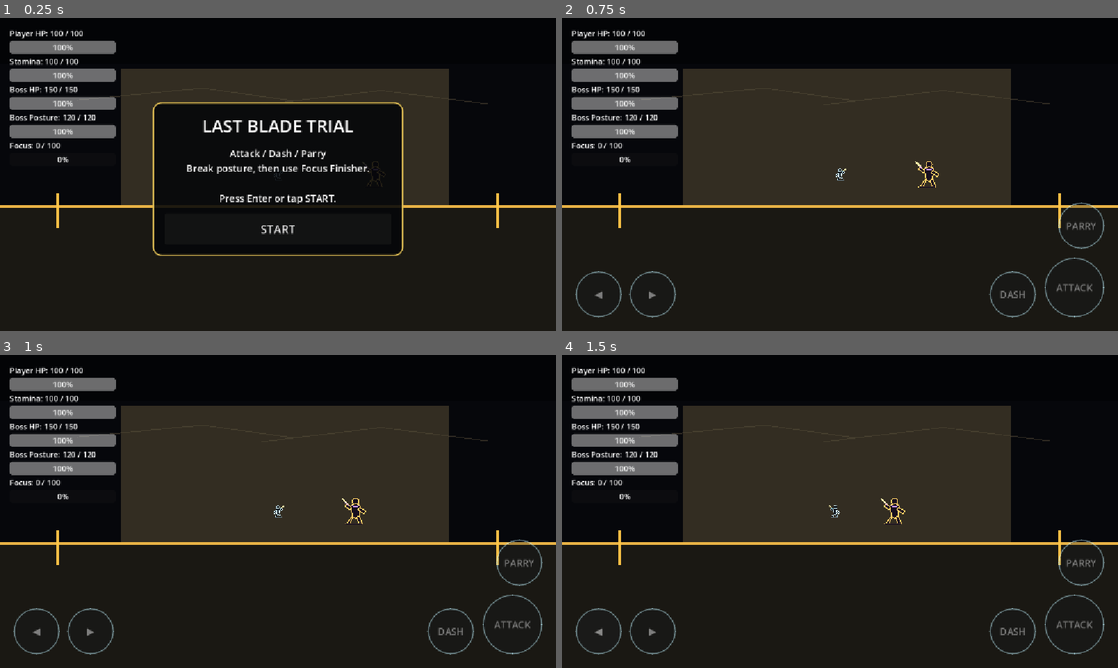
Above: before the commit, frames 1-4 (two rows, left to right).
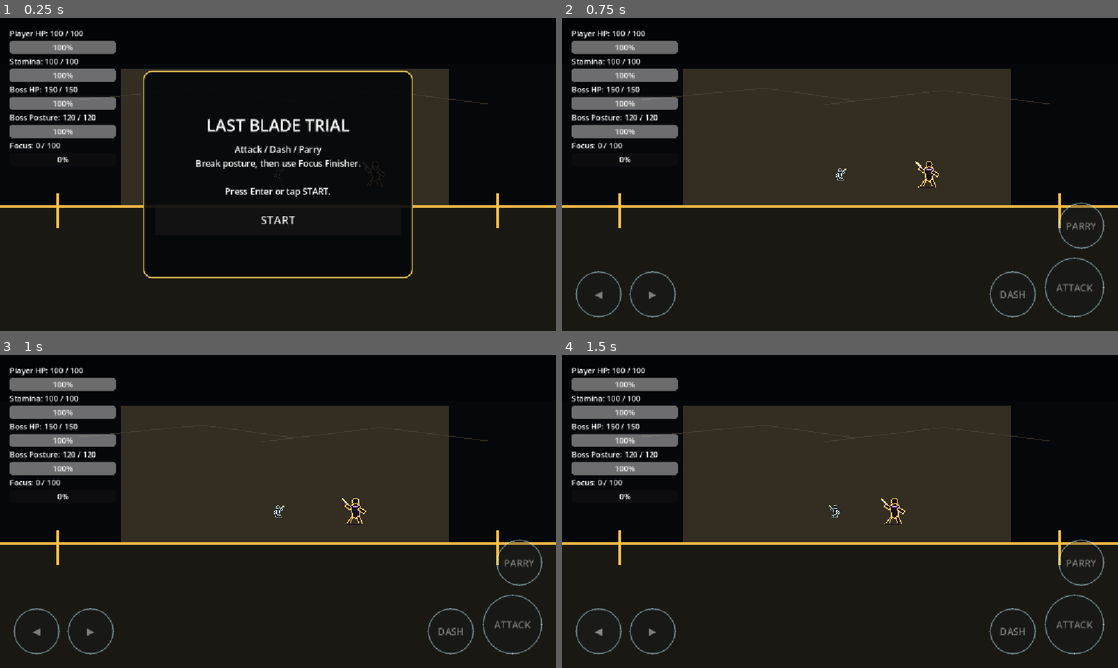
Above: after the commit, the same moments.

Repository: shanwinder/lastblade
Game: Godot game, scene res://scenes/main/BossBrokenMaster.tscn
Two runs of this game, one before a commit and one after it. Both use one fixed random seed, a clock stepped at 60 frames per second and the inputs below.
Inputs:
- Up to frame 1 (0.25 s): no input
- Up to frame 2 (0.75 s): click "START" at 0.5 s
- Up to frame 3 (1 s): no input
- Up to frame 4 (1.5 s): click "◀" at 1.25 s

The runs differ from the first frame. In frame 1, 9.8% of the frame differs, in the area x 25-75%, y 16-84%; in frame 2, nothing differs; in frame 3, nothing differs; in frame 4, nothing differs.

Commit message:
feat: add upgrade choices after victory

Diff:
--- a/last-blade-trial/game_loop_manager.gd
+++ b/last-blade-trial/game_loop_manager.gd
@@ -4,6 +4,7 @@
 # GameLoopManager.gd
 # คุม loop พื้นฐานของเกมหนึ่งรอบ
 # waiting_start -> playing -> victory / game_over -> restart
+# Phase 8 เพิ่ม upgrade choice หลังชนะ
 # =========================
 
 # สถานะของเกมตอนรอกดเริ่ม
@@ -35,6 +36,9 @@
 
 # ข้อความอธิบาย control สั้น ๆ
 @export var control_hint_text: String = "Attack / Dash / Parry\nBreak posture, then use Focus Finisher."
+
+# จำนวน upgrade ที่ให้เลือกหลังชนะ
+@export var upgrade_choice_count: int = 3
 
 # สถานะเกมปัจจุบัน
 var game_state: String = STATE_WAITING_START
@@ -50,6 +54,9 @@
 # Panel กลางจอ
 var center_panel: PanelContainer = null
 
+# Layout หลักใน panel
+var panel_layout: VBoxContainer = null
+
 # ข้อความหัวข้อ
 var title_label: Label = null
 
@@ -58,6 +65,15 @@
 
 # ปุ่มหลัก ใช้เป็น Start หรือ Restart ตามสถานะ
 var primary_button: Button = null
+
+# กล่องเก็บปุ่ม upgrade หลังชนะ
+var upgrade_buttons_container: VBoxContainer = null
+
+# ปุ่ม upgrade 3 ตัวเลือก
+var upgrade_buttons: Array[Button] = []
+
+# id ของ upgrade ที่สุ่มมาในรอบนี้
+var offered_upgrade_ids: Array[String] = []
 
 # เวลาเริ่มเล่น ใช้วัดเวลาที่ใช้ในรอบนั้น
 var run_start_msec: int = 0
@@ -81,7 +97,9 @@
 		start_game()
 		return
 
-	if (game_state == STATE_VICTORY or game_state == STATE_GAME_OVER) and Input.is_key_pressed(KEY_R):
+	# ตอนแพ้ให้กด R restart ได้ทันที
+	# ตอนชนะต้องเลือก upgrade ก่อน เพื่อไม่ให้ข้าม Phase 8 โดยไม่ตั้งใจ
+	if game_state == STATE_GAME_OVER and Input.is_key_pressed(KEY_R):
 		restart_game()
 		return
 
@@ -147,7 +165,7 @@
 	# สร้าง panel กลางจอแบบง่าย ๆ
 	center_panel = PanelContainer.new()
 	center_panel.name = "CenterPanel"
-	center_panel.custom_minimum_size = Vector2(520.0, 300.0)
+	center_panel.custom_minimum_size = Vector2(560.0, 430.0)
 	center_panel.mouse_filter = Control.MOUSE_FILTER_STOP
 	overlay_root.add_child(center_panel)
 
@@ -155,7 +173,7 @@
 	position_center_panel.call_deferred()
 
 	var panel_style := StyleBoxFlat.new()
-	panel_style.bg_color = Color(0.02, 0.025, 0.035, 0.88)
+	panel_style.bg_color = Color(0.02, 0.025, 0.035, 0.90)
 	panel_style.border_color = Color(0.85, 0.72, 0.32, 0.95)
 	panel_style.set_border_width_all(3)
 	panel_style.set_corner_radius_all(18)
@@ -165,33 +183,48 @@
 	panel_style.content_margin_bottom = 24.0
 	center_panel.add_theme_stylebox_override("panel", panel_style)
 
-	var layout := VBoxContainer.new()
-	layout.alignment = BoxContainer.ALIGNMENT_CENTER
-	layout.add_theme_constant_override("separation", 18)
-	center_panel.add_child(layout)
+	panel_layout = VBoxContainer.new()
+	panel_layout.alignment = BoxContainer.ALIGNMENT_CENTER
+	panel_layout.add_theme_constant_override("separation", 14)
+	center_panel.add_child(panel_layout)
 
 	title_label = Label.new()
 	title_label.horizontal_alignment = HORIZONTAL_ALIGNMENT_CENTER
 	title_label.vertical_alignment = VERTICAL_ALIGNMENT_CENTER
-	title_label.add_theme_font_size_override("font_size", 36)
-	layout.add_child(title_label)
+	title_label.add_theme_font_size_override("font_size", 34)
+	panel_layout.add_child(title_label)
 
 	body_label = Label.new()
 	body_label.horizontal_alignment = HORIZONTAL_ALIGNMENT_CENTER
 	body_label.vertical_alignment = VERTICAL_ALIGNMENT_CENTER
-	body_label.add_theme_font_size_override("font_size", 20)
+	body_label.add_theme_font_size_override("font_size", 18)
 	body_label.autowrap_mode = TextServer.AUTOWRAP_WORD_SMART
-	layout.add_child(body_label)
+	panel_layout.add_child(body_label)
+
+	# กล่องปุ่ม upgrade ซ่อนไว้ก่อน ใช้เฉพาะตอนชนะ
+	upgrade_buttons_container = VBoxContainer.new()
+	upgrade_buttons_container.add_theme_constant_override("separation", 8)
+	panel_layout.add_child(upgrade_buttons_container)
+
+	for i in range(upgrade_choice_count):
+		var upgrade_button := Button.new()
+		upgrade_button.custom_minimum_size = Vector2(420.0, 58.0)
+		upgrade_button.focus_mode = Control.FOCUS_NONE
+		upgrade_button.add_theme_font_size_override("font_size", 18)
+		upgrade_button.pressed.connect(on_upgrade_button_pressed.bind(i))
+		upgrade_buttons_container.add_child(upgrade_button)
+		upgrade_buttons.append(upgrade_button)
 
 	primary_button = Button.new()
 	primary_button.custom_minimum_size = Vector2(240.0, 64.0)
 	primary_button.focus_mode = Control.FOCUS_NONE
 	primary_button.add_theme_font_size_override("font_size", 24)
 	primary_button.pressed.connect(on_primary_button_pressed)
-	layout.add_child(primary_button)
+	panel_layout.add_child(primary_button)
 
 	# เริ่มต้นซ่อนไว้ก่อน รอ set state เป็นหน้าเริ่มหรือหน้าผลลัพธ์
 	overlay_root.visible = false
+	hide_upgrade_choices()
 
 
 func position_center_panel() -> void:
@@ -201,6 +234,11 @@
 
 	var screen_size: Vector2 = get_viewport().get_visible_rect().size
 	center_panel.position = (screen_size - center_panel.custom_minimum_size) * 0.5
+
+
+func get_upgrade_state() -> Node:
+	# หา Autoload UpgradeRunState แบบปลอดภัย
+	return get_node_or_null("/root/UpgradeRunState")
 
 
 func set_game_state(new_state: String) -> void:
@@ -224,12 +262,25 @@
 		touch_controls.visible = is_visible
 
 
+func hide_upgrade_choices() -> void:
+	# ซ่อนปุ่ม upgrade ทั้งหมด
+	offered_upgrade_ids.clear()
+
+	if upgrade_buttons_container != null:
+		upgrade_buttons_container.visible = false
+
+	for button in upgrade_buttons:
+		button.visible = false
+
+
 func show_start_screen() -> void:
 	# แสดงหน้าเริ่มแบบเรียบง่าย
+	hide_upgrade_choices()
 	overlay_root.visible = true
 	title_label.text = game_title_text
 	body_label.text = control_hint_text + "\n\nPress Enter or tap START."
 	primary_button.text = "START"
+	primary_button.visible = true
 
 
 func start_game() -> void:
@@ -241,20 +292,81 @@
 	Engine.time_scale = 1.0
 	run_start_msec = Time.get_ticks_msec()
 	overlay_root.visible = false
+	hide_upgrade_choices()
+
+	# นำ upgrade ที่เลือกจากรอบก่อนมาใช้กับ Player ก่อนเริ่มต่อสู้
+	apply_runtime_upgrades_to_player()
+
 	set_combat_enabled(true)
 	set_touch_controls_visible(true)
 
 
+func apply_runtime_upgrades_to_player() -> void:
+	# ใช้ค่า upgrade runtime-only จาก Autoload กับ Player
+	var upgrade_state := get_upgrade_state()
+	if upgrade_state == null:
+		return
+
+	if upgrade_state.has_method("apply_upgrades_to_player"):
+		upgrade_state.apply_upgrades_to_player(player)
+
+
 func show_result_screen(title_text: String, body_text: String) -> void:
-	# แสดงหน้าผลลัพธ์หลังชนะหรือแพ้
+	# แสดงหน้าผลลัพธ์หลังแพ้ หรือกรณี fallback ที่ไม่มี upgrade state
 	set_combat_enabled(false)
 	set_touch_controls_visible(false)
 	Engine.time_scale = 1.0
+	hide_upgrade_choices()
 
 	overlay_root.visible = true
 	title_label.text = title_text
 	body_label.text = body_text + "\n\nPress R or tap RESTART."
 	primary_button.text = "RESTART"
+	primary_button.visible = true
+
+
+func show_victory_upgrade_screen(elapsed_seconds: float) -> void:
+	# หลังชนะ ให้แสดง upgrade 3 ตัวเลือกตาม Phase 8
+	set_combat_enabled(false)
+	set_touch_controls_visible(false)
+	Engine.time_scale = 1.0
+
+	overlay_root.visible = true
+	title_label.text = "VICTORY"
+	body_label.text = "Time: %.1f sec\nเลือก Upgrade 1 อย่างสำหรับรอบถัดไป" % elapsed_seconds
+	primary_button.visible = false
+
+	var upgrade_state := get_upgrade_state()
+	if upgrade_state == null:
+		show_result_screen("VICTORY", "Time: %.1f sec\nUpgradeRunState not found." % elapsed_seconds)
+		return
+
+	if not upgrade_state.has_method("get_random_upgrade_choices"):
+		show_result_screen("VICTORY", "Time: %.1f sec\nUpgrade system not ready." % elapsed_seconds)
+		return
+
+	offered_upgrade_ids = upgrade_state.get_random_upgrade_choices(upgrade_choice_count)
+	upgrade_buttons_container.visible = true
+
+	for i in range(upgrade_buttons.size()):
+		var button := upgrade_buttons[i]
+
+		if i >= offered_upgrade_ids.size():
+			button.visible = false
+			continue
+
+		var upgrade_id: String = offered_upgrade_ids[i]
+		var upgrade_title: String = "Upgrade"
+		var upgrade_description: String = ""
+
+		if upgrade_state.has_method("get_upgrade_title"):
+			upgrade_title = upgrade_state.get_upgrade_title(upgrade_id)
+
+		if upgrade_state.has_method("get_upgrade_description"):
+			upgrade_description = upgrade_state.get_upgrade_description(upgrade_id)
+
+		button.text = "%s\n%s" % [upgrade_title, upgrade_description]
+		button.visible = true
 
 
 func on_primary_button_pressed() -> void:
@@ -263,8 +375,27 @@
 		start_game()
 		return
 
-	if game_state == STATE_VICTORY or game_state == STATE_GAME_OVER:
+	if game_state == STATE_GAME_OVER:
 		restart_game()
+
+
+func on_upgrade_button_pressed(button_index: int) -> void:
+	# เมื่อเลือก upgrade แล้ว ให้บันทึกค่าและเริ่มรอบถัดไปทันที
+	if game_state != STATE_VICTORY:
+		return
+
+	if button_index < 0 or button_index >= offered_upgrade_ids.size():
+		return
+
+	var upgrade_state := get_upgrade_state()
+	if upgrade_state == null:
+		restart_game()
+		return
+
+	if upgrade_state.has_method("apply_upgrade"):
+		upgrade_state.apply_upgrade(offered_upgrade_ids[button_index])
+
+	restart_game()
 
 
 func on_player_died() -> void:
@@ -287,7 +418,7 @@
 	if run_start_msec > 0:
 		elapsed_seconds = float(Time.get_ticks_msec() - run_start_msec) / 1000.0
 
-	show_result_screen("VICTORY", "Time: %.1f sec" % elapsed_seconds)
+	show_victory_upgrade_screen(elapsed_seconds)
 
 
 func restart_game() -> void:
